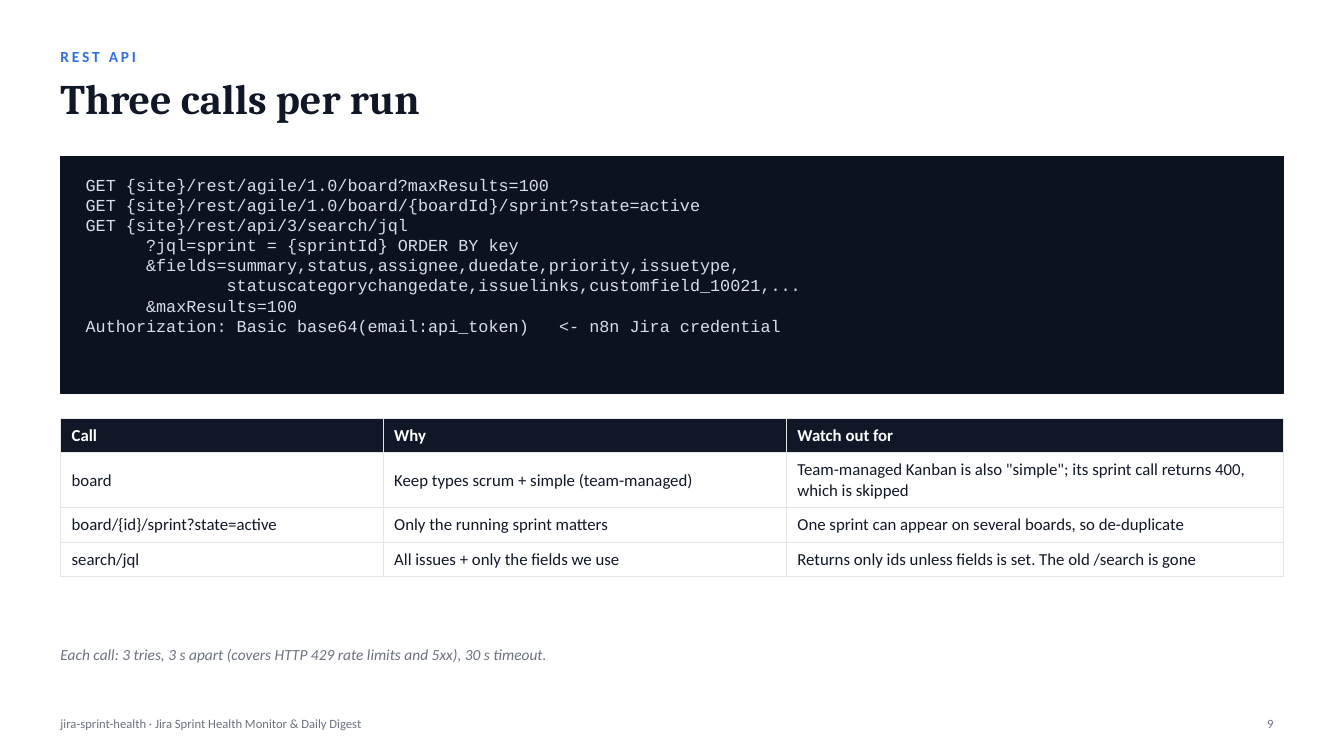
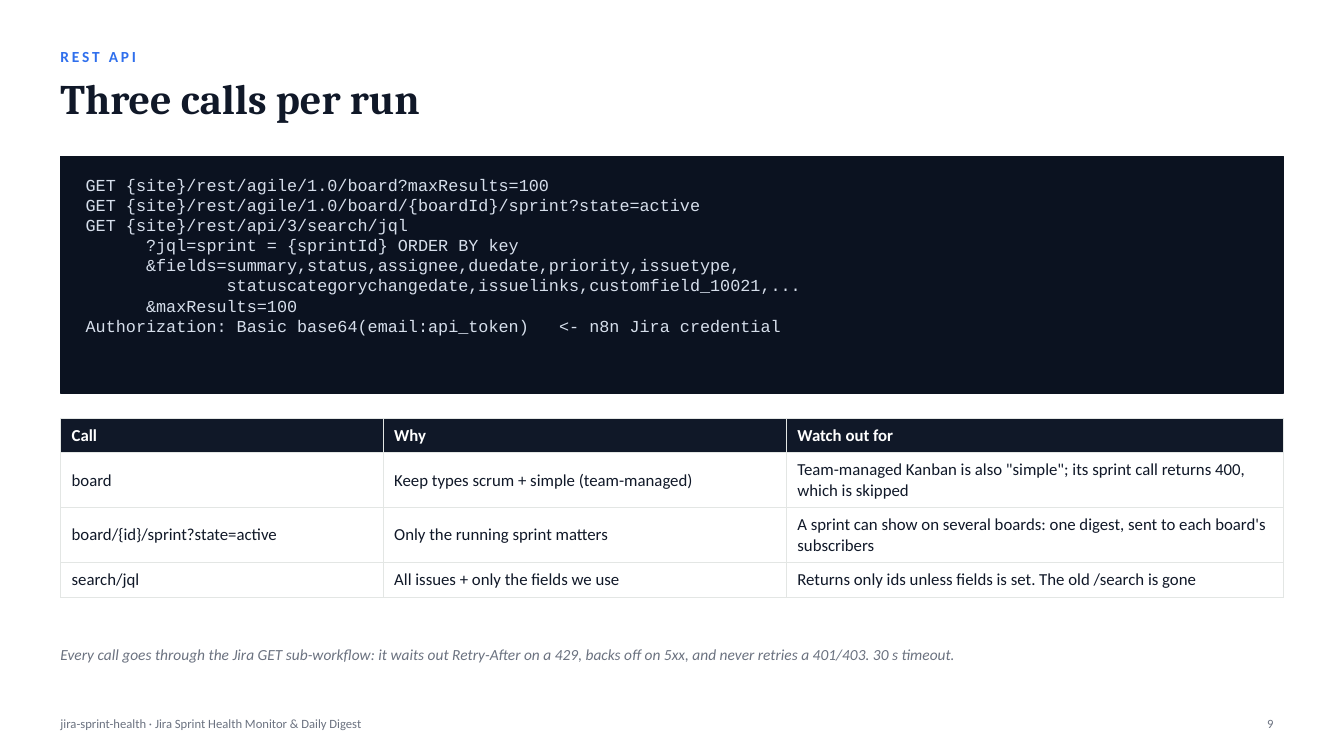
Before and after one commit to Chethan616/jira-sprint-health-n8n, a slide deck: slide 9 of deck/Jira-Sprint-Health-Monitor.pptx. Drawn at 1344x756 pixels with LibreOffice and Linux fonts; fonts in the diff are those of the drawing. Boxes give left, top, right and bottom in pixels: in the first picture for what was removed or moved away, otherwise in the second. Text is boxed around its words. In the diff, an @@ line names an element or a change of style, - is before the commit and + after.

Commit message:
Address review feedback: account ids, multi-board routing, config validation, story points, rate limits, timezone check
- Workload grouped by Jira accountId; shared display names shown as "Name (…1a2b)"
- Sprints listed on several boards reach every board's subscribers once (sprintBoardRouting)
- src/validate.js: required values, ranges, URL, IANA timezone, API limits; runs in the
  Config node and at build time; workflow timezone must match Config.timezone
- Story-point progress alongside issue count (progressBasis, coverage guard, trend)
- Jira GET sub-workflow (src/jira-paging.js): Retry-After / X-RateLimit-Reset, exponential
  backoff with jitter, no retry on other 4xx; Jira errors reach the admin alert
- scripts/live-check.js: read-only pre-flight against a live Jira site
- INSTRUCTIONS.md replaces jira_ins.txt; docs, sample digest and detailed deck updated
- Tests: 28/28 unit, 27/27 end-to-end (n8n 2.48.8); live run on Jira Cloud + Gmail recorded

```diff
--- a/deck/Jira-Sprint-Health-Monitor.pptx
+++ b/deck/Jira-Sprint-Health-Monitor.pptx
@@ table at [60, 418, 1284, 592] @@
-row 3, column 3: One sprint can appear on several boards, so de-duplicate
+row 3, column 3: A sprint can show on several boards: one digest, sent to each board's subscribers
@@ text at [60, 649, 955, 663]: text changed @@
-Each call: 3 tries, 3 s apart (covers HTTP 429 rate limits and 5xx), 30 s timeout.
+Every call goes through the Jira GET sub-workflow: it waits out Retry-After on a 429, backs off on 5xx, and never retries a 401/403. 30 s timeout.
```
Also in this commit, not shown: 10 other slides changed, 4 slides added, 25 other files.
